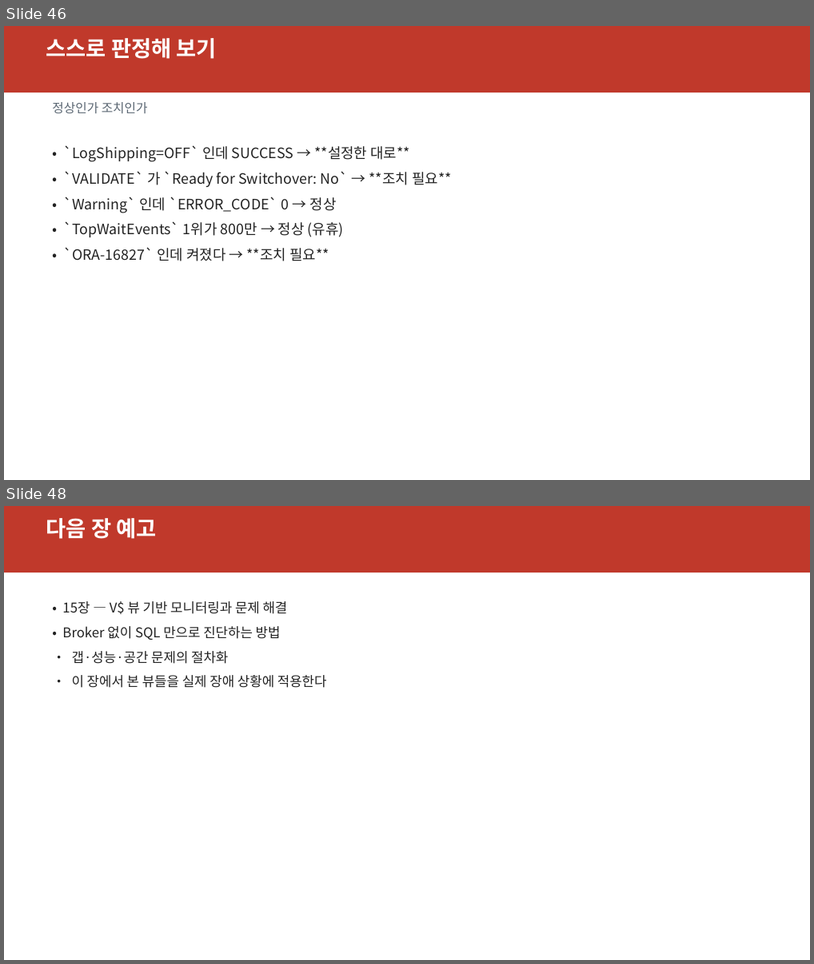
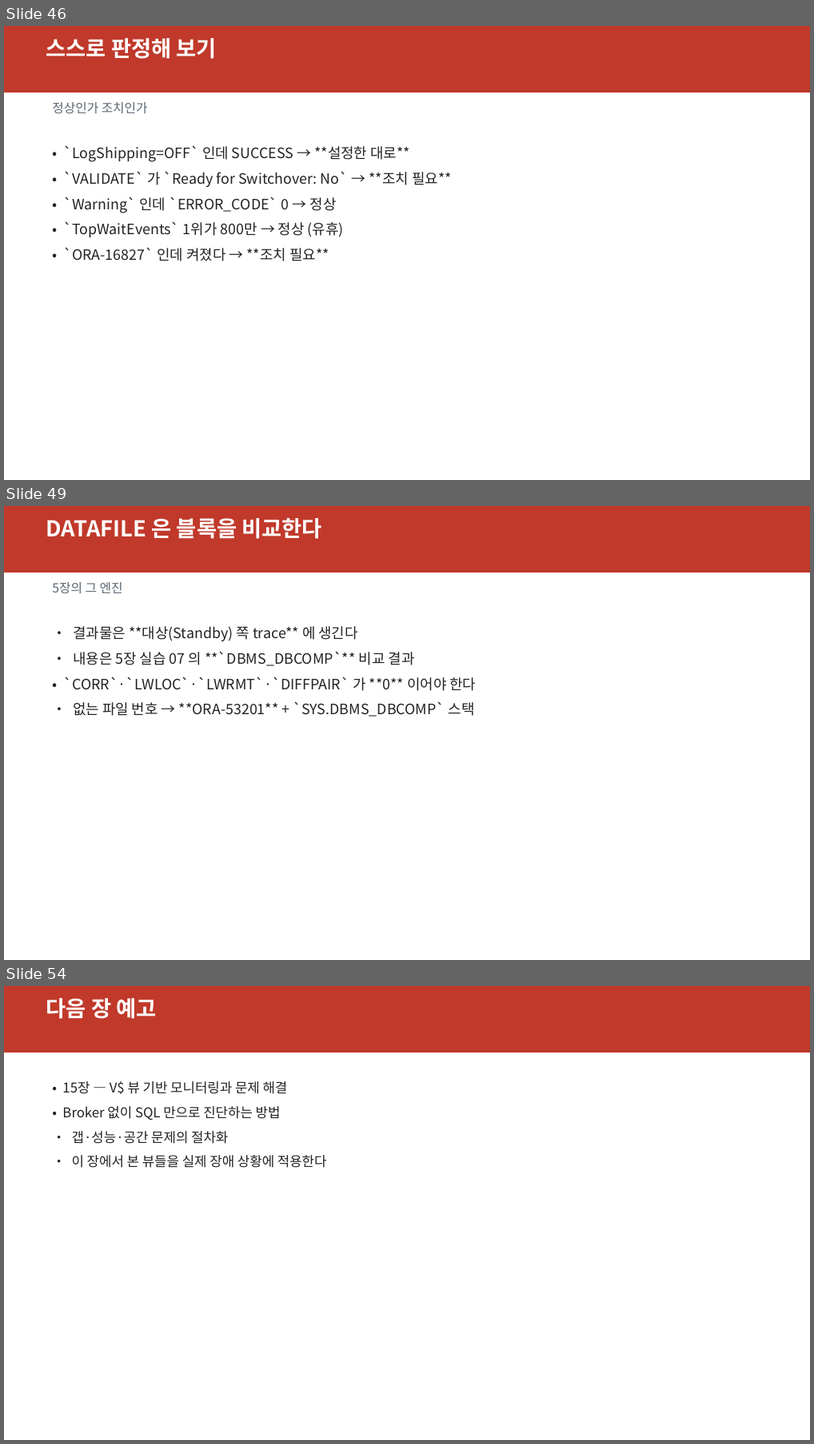
Before and after one commit to elpisk/OracleManual, a slide deck: ADG/14장/14장_Broker모니터링과검증명령.pptx. Shown one above the other, each under a label of ours: slides 46 and 48 before the commit, slides 46, 49 and 54 after it; the slides between them are not shown. The pictures are 814x964 and 814x1444 pixels, drawn with LibreOffice and Linux fonts; fonts in the diff are those of the drawing. Boxes give left, top, right and bottom in pixels: in the first picture for what was removed or moved away, otherwise in the second. Text is boxed around its words. In the diff, an @@ line names an element or a change of style, - is before the commit and + after.

```diff
--- a/ADG/14장/14장_Broker모니터링과검증명령.pptx
+++ b/ADG/14장/14장_Broker모니터링과검증명령.pptx
@@ slide 49 added at <box>4,506,810,960</box>, background #FFFFFF @@
@@ rectangle added at <box>4,506,810,572</box>, fill #C0392B @@
@@ text added at <box>46,518,322,539</box>, 26 pt, text #FFFFFF, bold @@
+DATAFILE 은 블록을 비교한다
@@ text added at <box>52,582,123,593</box>, 15 pt, text #5A6672 @@
+5장의 그 엔진
@@ text added at <box>63,626,477,716</box>, 17 pt, text #222222 @@
+• 결과물은 **대상(Standby) 쪽 trace** 에 생긴다
+• 내용은 5장 실습 07 의 **`DBMS_DBCOMP`** 비교 결과
+• `CORR`·`LWLOC`·`LWRMT`·`DIFFPAIR` 가 **0** 이어야 한다
+• 없는 파일 번호 → **ORA-53201** + `SYS.DBMS_DBCOMP` 스택
@@ what was slide 48 is now slide 54 @@
```
Also in this commit, not shown: 1 slide changed, 5 other slides added, 7 other files.
